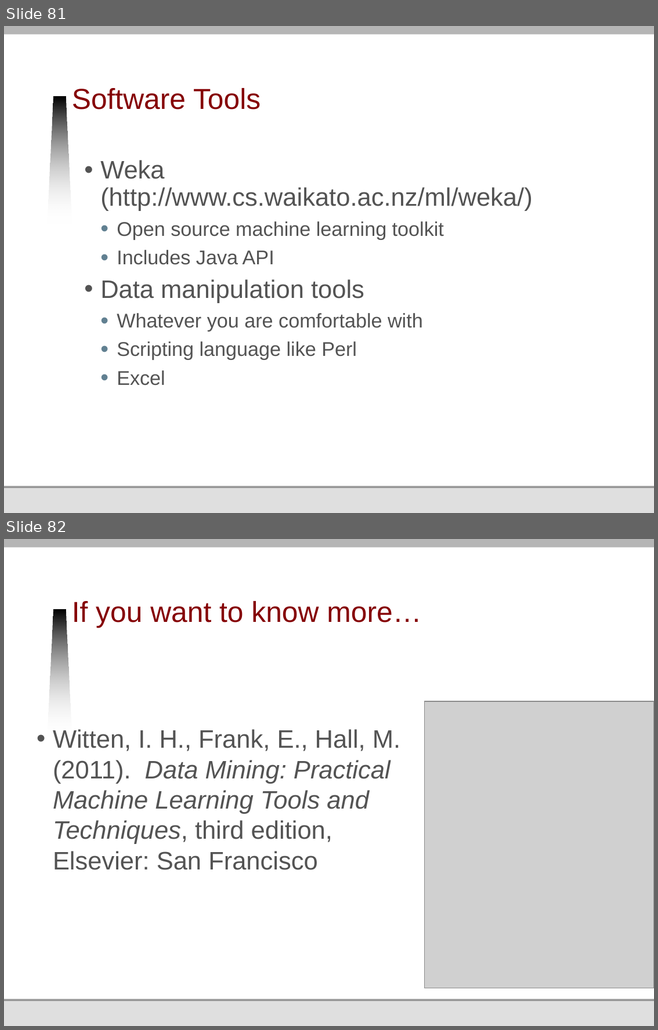
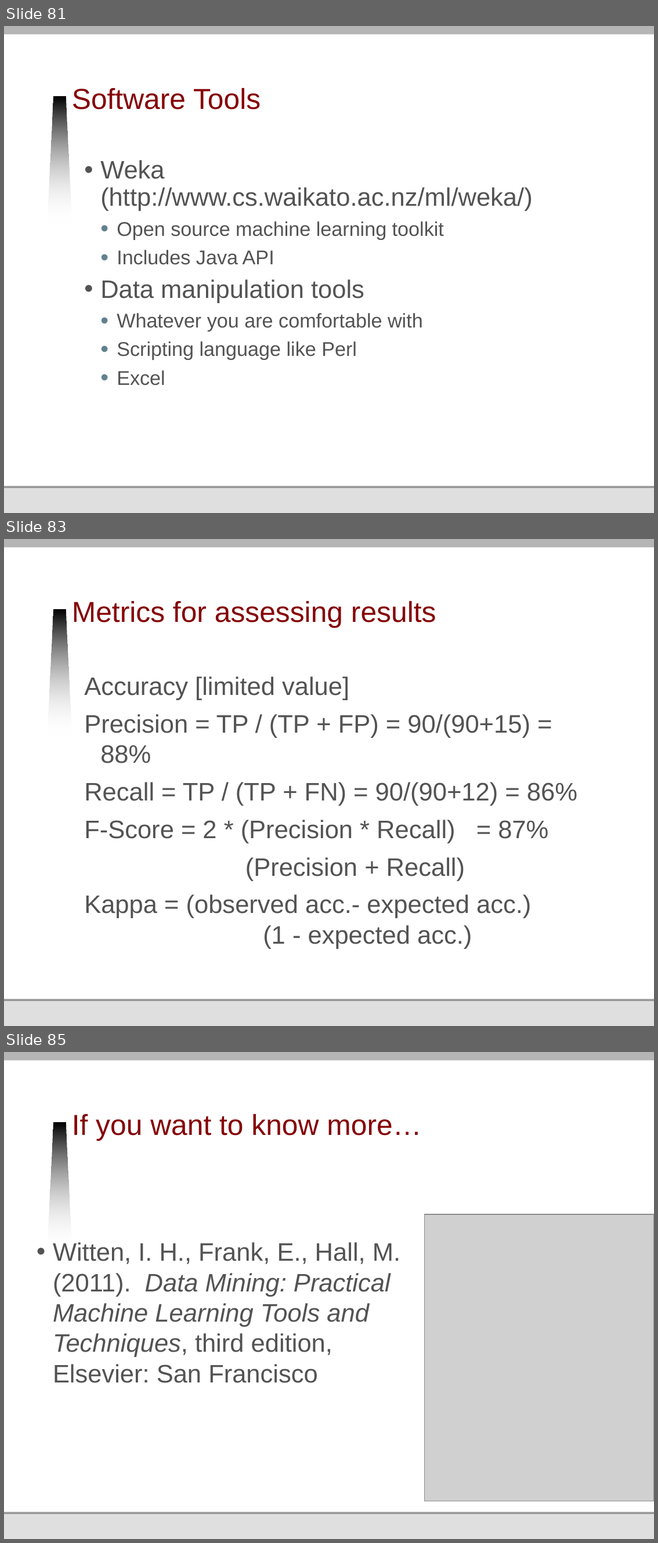
Before and after one commit to jmankoff/data, a slide deck: Lectures/12 Machine Learning I Training and Testing.pptx. Shown one above the other, each under a label of ours: slides 81 and 82 before the commit, slides 81, 83 and 85 after it; the slides between them are not shown. The pictures are 658x1030 and 658x1543 pixels, drawn with LibreOffice and Linux fonts; fonts in the diff are those of the drawing; grey boxes stand for pictures; background and template pictures are left out. Boxes give left, top, right and bottom in pixels: in the first picture for what was removed or moved away, otherwise in the second. Text is boxed around its words. In the diff, an @@ line names an element or a change of style, - is before the commit and + after.

```diff
--- a/Lectures/12 Machine Learning I Training and Testing.pptx
+++ b/Lectures/12 Machine Learning I Training and Testing.pptx
@@ slide 83 added at <box>4,539,654,1026</box>, background #FFFFFF; not listed: 6 template elements that a slide beside it also shows @@
@@ title added at <box>72,601,436,628</box>, 32 pt, text #850205 @@
+Metrics for assessing results
@@ text added at <box>84,676,577,949</box>, 28 pt, text #535353 @@
+Accuracy [limited value]
+Precision = TP / (TP + FP) = 90/(90+15) = 88%
+Recall = TP / (TP + FN) = 90/(90+12) = 86%
+F-Score = 2 * (Precision * Recall) = 87%
+(Precision + Recall)
+Kappa = (observed acc.- expected acc.)
+(1 - expected acc.)
@@ what was slide 82 is now slide 85 @@
```
Also in this commit, not shown: 2 other slides added, 7 other files.
